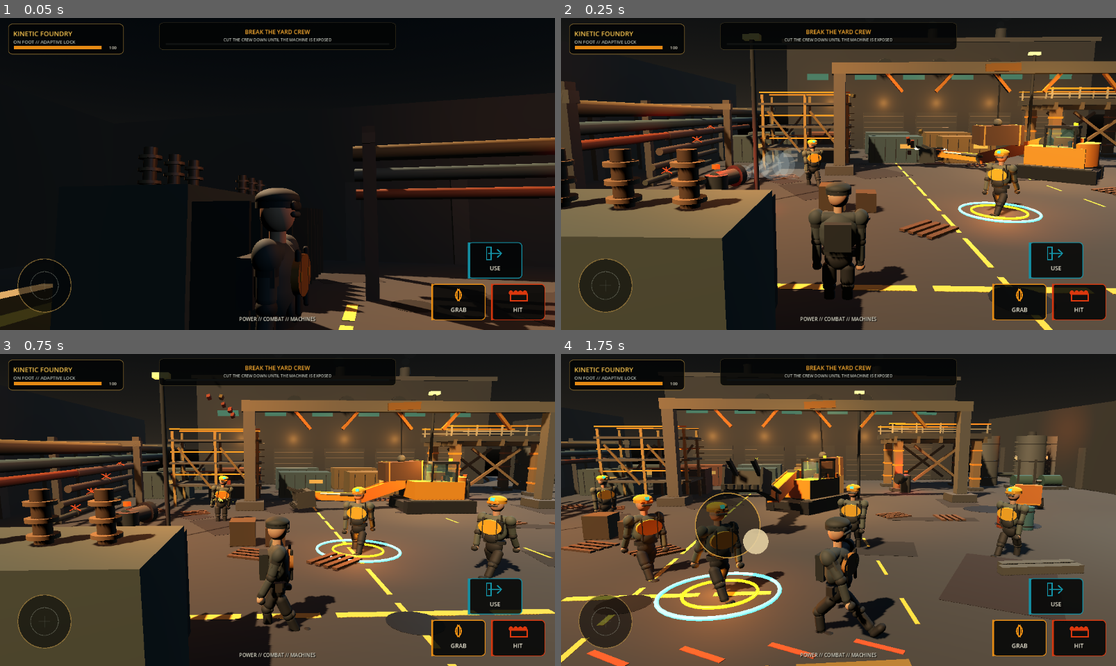
Above: before the commit, frames 1-4 (two rows, left to right).
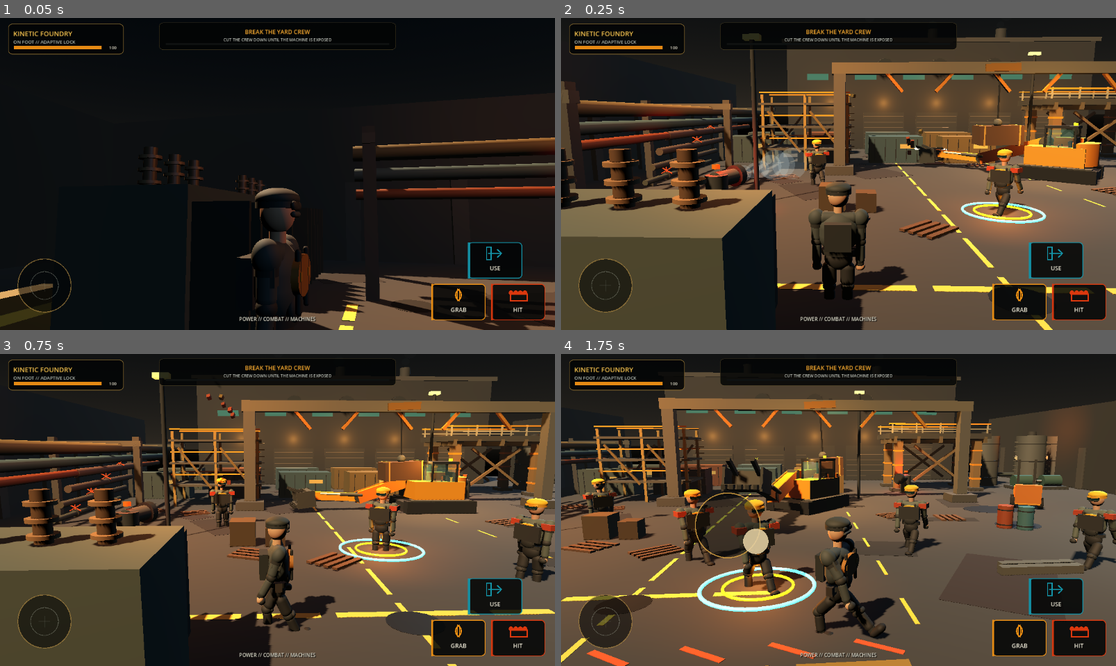
Above: after the commit, the same moments.

Repository: IssisX/kinetic-foundry-
Game: Godot game, scene res://Main.tscn
Two runs of this game, one before a commit and one after it. Both use one fixed random seed, a clock stepped at 60 frames per second and the inputs below.
Inputs (mouse positions are in pixels of both pictures, inside the frame that each line leads up to):
- Up to frame 1 (0.05 s): no input
- Up to frame 2 (0.25 s): no input
- Up to frame 3 (0.75 s): move the mouse to (399, 494) at 0.52 s; hold D from 0.53 s (still down); hold E from 0.53 s (still down); click (399, 494) at 0.67 s
- Up to frame 4 (1.75 s): release D at 1.25 s; release E at 1.25 s; drag from (727, 525) to (810, 572) at 1.27 s

Frame 1 is identical in both runs. In frame 2, 1.4% of the frame differs, in the area x 43-88%, y 38-66%; in frame 3, 4.9%; in frame 4, 10%, in the area x 0-100%, y 38-100%.

Commit message:
Expose generic operator POV/profile and physical contact feedback

Diff:
--- a/scripts/excavator_contact.gd
+++ b/scripts/excavator_contact.gd
@@ -1,4 +1,22 @@
 extends "res://scripts/excavator.gd"
+
+func get_operator_view_anchor() -> Node3D:
+    return get_node_or_null("OperatorView") as Node3D
+
+func get_operator_fov() -> float:
+    return 78.0
+
+func get_control_profile() -> Dictionary:
+    return {
+        "machine_name": "EXCAVATOR",
+        "mode": "OPERATOR POV // HYDRAULIC WORKER CONTROL",
+        "primary": "CURL / SMASH",
+        "secondary": "RELEASE" if is_holding_load() else "CLAMP",
+        "tertiary": "EXIT",
+        "left_hint": "DRIVE / STEER",
+        "right_hint": "SWING BOOM / LIFT",
+        "center_hint": "BUCKET FORCE + LOAD PATH"
+    }
 
 func _collect_hard_arm_contacts() -> Array[Node]:
     var contacts: Array[Node] = []
@@ -77,3 +95,7 @@
                 var contact_offset: Vector3 = body.to_local(collision.global_position)
                 body.apply_impulse(direction * impulse_mag + Vector3.UP * body.mass * 0.55, contact_offset)
                 body.apply_torque_impulse(Vector3(direction.z, 0.18, -direction.x) * body.mass * minf(speed, 8.0) * 0.28)
+
+    if not affected.is_empty() and player_driver != null and camera_rig != null and camera_rig.has_method("add_machine_impulse"):
+        var local_bump := Vector3(direction.x, minf(speed * 0.035, 0.7), direction.z)
+        camera_rig.add_machine_impulse(clampf(0.010 + speed * 0.0018, 0.012, 0.050), local_bump)
